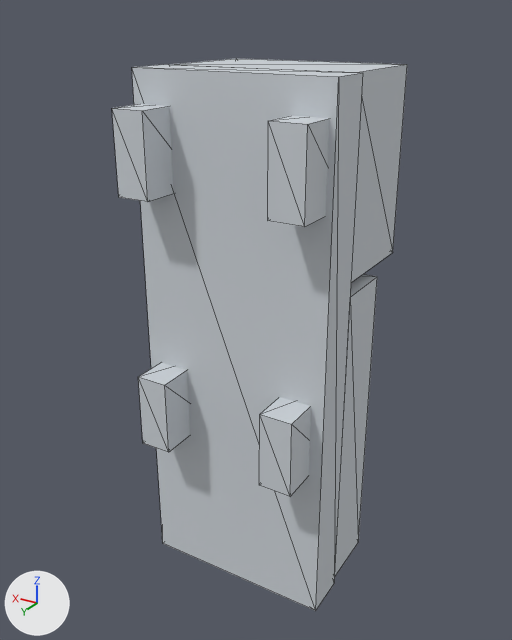
What one commit did to the glTF model models/TADANO_BT200/body.glb.
Rendered twice from a 50 mm camera at (-3656.0, 5189.0, 3710.0) aimed at (43.0, -975.0, 628.0). Arrows for +X, +Y and +Z are at lower left; the lights stay in place. The first picture is the older version. Mesh edges are drawn as thin lines. Vertices at exactly the same position are counted once.

Objects in the first picture: 'body'.
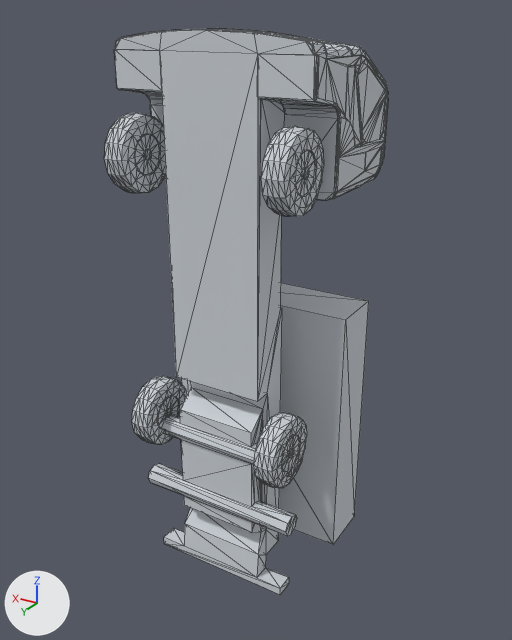
Where the change shows, as pixel boxes (x1, y1, x2, y2) in the pictures (512 x 640 px):
'body', reshaped: before (112, 59, 407, 611); after (104, 29, 388, 594)
part 1 of me_body, added: after (182, 283, 369, 545)
part 2 of me_body, rebuilt (19% wider): before (132, 64, 363, 611); after (114, 29, 388, 594)
part 3 of me_body, rebuilt: before (112, 104, 173, 202); after (104, 113, 166, 193)
part 4 of me_body, rebuilt: before (259, 397, 311, 496); after (254, 412, 307, 488)
part 5 of me_body, rebuilt: before (138, 363, 190, 452); after (132, 376, 187, 444)
part 6 of me_body, rebuilt: before (268, 115, 329, 227); after (261, 126, 324, 216)
part 7 of me_body, deleted: before (170, 59, 407, 282)
part 8 of me_body, deleted: before (335, 274, 377, 576)

What the commit changed:
me_body is used by ob_body; location (0.0, 0.0, 0.0).
me_body had 56 vertices, 84 faces and spanned x -1090.0..1090.0, y -2180.0..0.0, z -2500.0..3250.0.
me_body now has 1766 vertices, 3536 faces and spans x -1050.0..1050.0, y -1815.0..255.0, z -2145.0..3605.0.
me_body part 1: a new loose piece, a box spanning x -1050.0..1050.0, y -1500.0..-900.0, z -1945.0..900.0, in mat_material_0 (light grey #ced4da).
me_body part 2: the loose piece of 8 vertices spanning x -1090.0..1090.0, y -900.0..-400.0, z -2500.0..3250.0 is rebuilt with 1134 vertices and now spans x -1030.0..1030.0, y -1815.0..0.0, z -2145.0..3605.0.
me_body part 3: the loose piece of 8 vertices spanning x 660.0..1020.0, y -840.0..0.0, z 2075.0..2915.0 is rebuilt with 156 vertices and now spans x 720.0..960.0, y -501.0..255.0, z 2117.0..2873.0.
me_body part 4: the loose piece of 8 vertices spanning x -942.0..-582.0, y -840.0..0.0, z -720.0..120.0 is rebuilt with 156 vertices and now spans x -882.0..-642.0, y -501.0..255.0, z -678.0..78.0.
me_body part 5: the loose piece of 8 vertices spanning x 582.0..942.0, y -840.0..0.0, z -720.0..120.0 is rebuilt with 156 vertices and now spans x 642.0..882.0, y -501.0..255.0, z -678.0..78.0.
me_body part 6: the loose piece of 8 vertices spanning x -1020.0..-660.0, y -840.0..0.0, z 2075.0..2915.0 is rebuilt with 156 vertices and now spans x -960.0..-720.0, y -501.0..255.0, z 2117.0..2873.0.
me_body part 7: the loose piece of 8 vertices spanning x -1030.0..1030.0, y -2180.0..-900.0, z 1250.0..3250.0 is deleted.
me_body part 8: the loose piece of 8 vertices spanning x -1090.0..1090.0, y -1600.0..-900.0, z -2400.0..1150.0 is deleted.
